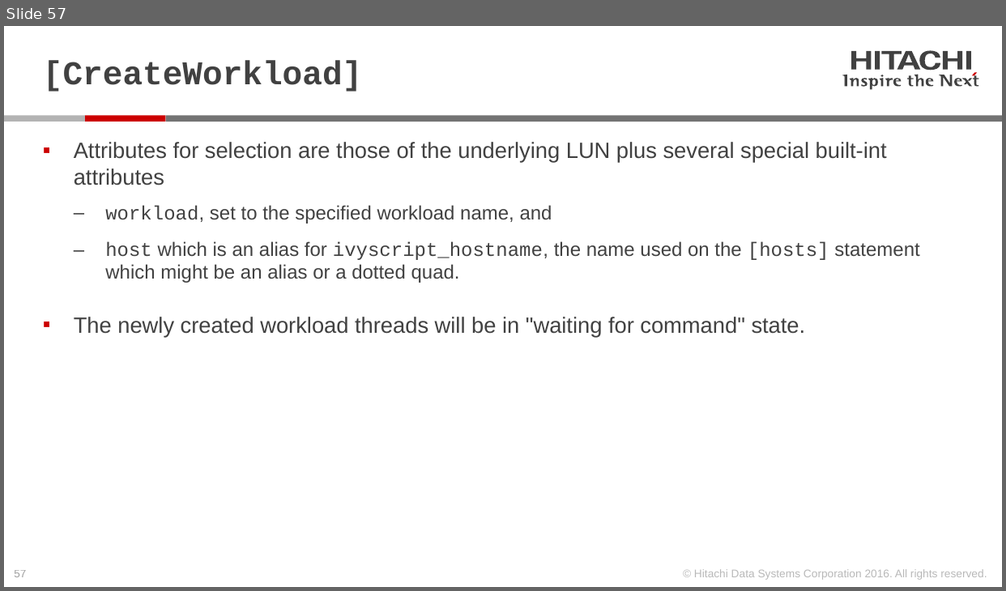
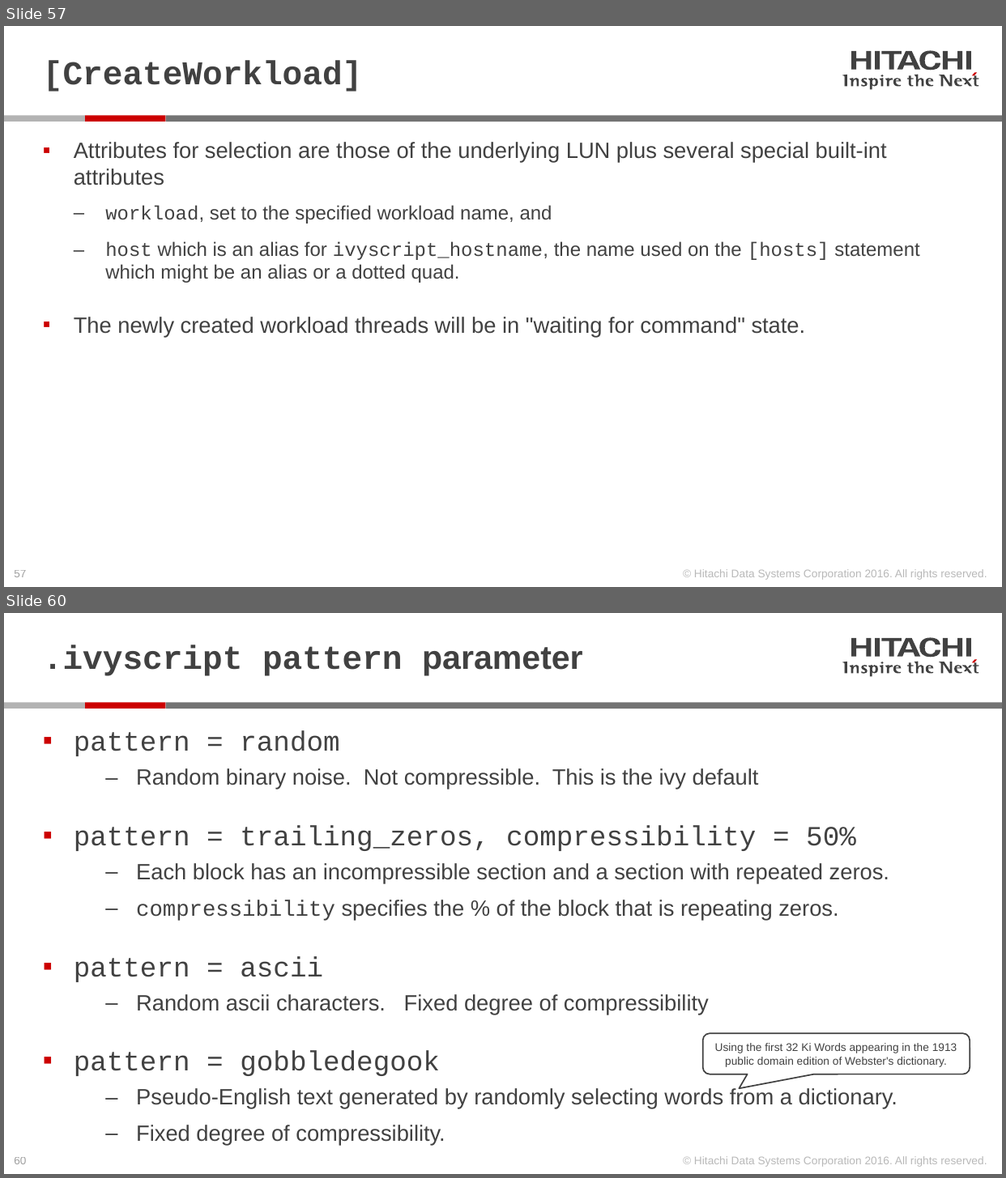
Before and after one commit to Hitachi-Data-Systems/ivy, a slide deck: doc/Programming ivy reference.pptx. Shown one above the other, each under a label of ours: slide 57 before the commit, slides 57 and 60 after it; the slides between them are not shown. The pictures are 1006x591 and 1006x1178 pixels, drawn with LibreOffice and Linux fonts; fonts in the diff are those of the drawing. Boxes give left, top, right and bottom in pixels: in the first picture for what was removed or moved away, otherwise in the second. Text is boxed around its words. In the diff, an @@ line names an element or a change of style, - is before the commit and + after.

```diff
--- a/doc/Programming ivy reference.pptx
+++ b/doc/Programming ivy reference.pptx
@@ slide 60 added at bbox=[4, 613, 1002, 1174], background #FFFFFF; not listed: 28 template elements that a slide beside it also shows @@
@@ title added at bbox=[43, 645, 583, 676], 24 pt, text #414141, bold @@
+.ivyscript pattern parameter
@@ text added at bbox=[74, 730, 897, 1146], 16 pt, text #414141 @@
+▪ pattern = random
+    ‒ Random binary noise. Not compressible. This is the ivy default
+▪ pattern = trailing_zeros, compressibility = 50%
+    ‒ Each block has an incompressible section and a section with repeated zeros.
+    ‒ compressibility specifies the % of the block that is repeating zeros.
+▪ pattern = ascii
+    ‒ Random ascii characters. Fixed degree of compressibility
+▪ pattern = gobbledegook
+    ‒ Pseudo-English text generated by randomly selecting words from a dictionary.
+    ‒ Fixed degree of compressibility.
@@ rounded speech box added at bbox=[702, 1034, 969, 1075], outline #414141 1 pt, 8 pt, text #414141 @@
+Using the first 32 Ki Words appearing in the 1913 public domain edition of Webster's dictionary.
```
Also in this commit, not shown: 1 slide changed, 6 other slides added, 4 other files.
